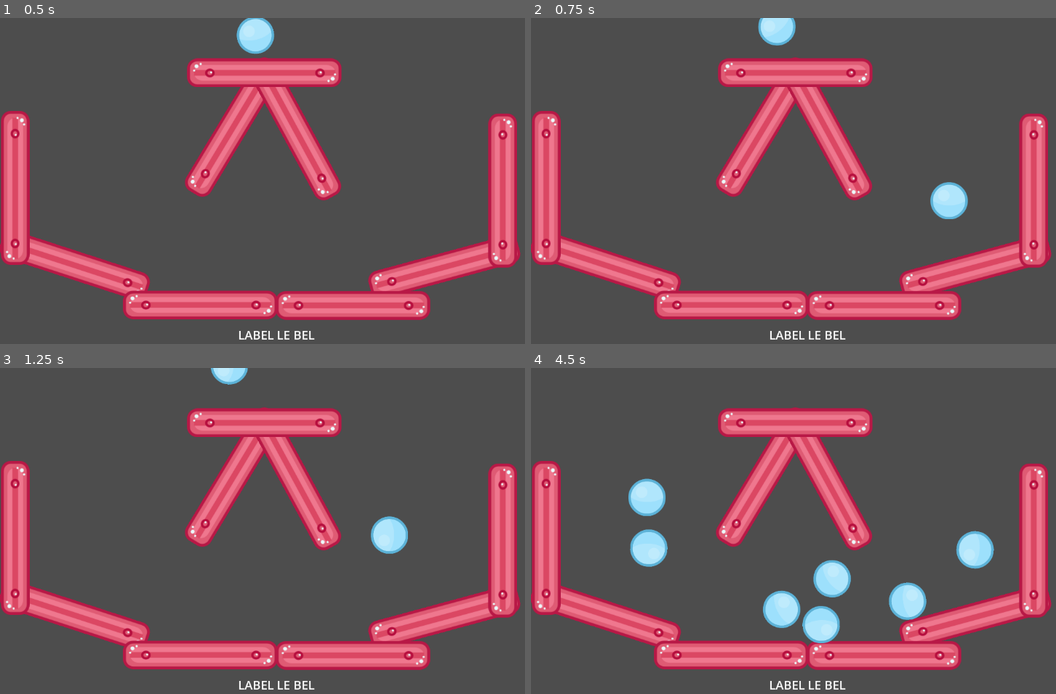
Above: before the commit, frames 1-4 (two rows, left to right).
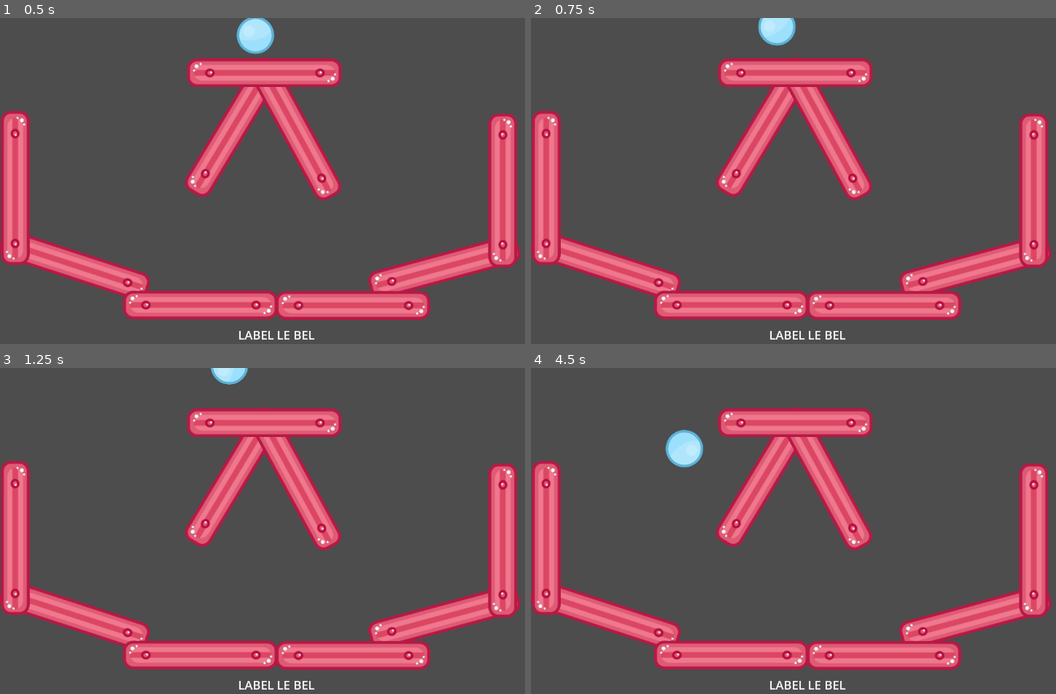
Above: after the commit, the same moments.

Repository: ValentinSTJN/InstancingStarter
Game: Godot game, scene res://Main.tscn
Two runs of this game, one before a commit and one after it. Both use one fixed random seed, a clock stepped at 60 frames per second and the inputs below.
Inputs (mouse positions are in pixels of both pictures, inside the frame that each line leads up to):
- Up to frame 1 (0.5 s): no input
- Up to frame 2 (0.75 s): move the mouse to (951, 164) at 0.52 s; press the mouse at (951, 164) at 0.53 s
- Up to frame 3 (1.25 s): no input
- Up to frame 4 (4.5 s): move the mouse to (704, 547) at 1.27 s; release the mouse at (704, 547) at 1.28 s; click (704, 547) at 1.35 s; move the mouse to (877, 459) at 2.02 s; press the mouse at (877, 459) at 2.03 s; move the mouse to (793, 596) at 2.77 s; release the mouse at (793, 596) at 2.78 s; click (793, 596) at 2.85 s; move the mouse to (998, 579) at 3.52 s; press the mouse at (998, 579) at 3.53 s; move the mouse to (646, 482) at 4.27 s; release the mouse at (646, 482) at 4.28 s; click (646, 482) at 4.35 s

Frame 1 is identical in both runs. In frame 2, 0.7% of the frame differs, in the area x 76-84%, y 50-62%; in frame 3, 0.7%; in frame 4, 5.2%, in the area x 18-89%, y 18-85%.
Error after the commit: Parse Error: Expected statement, found "is" instead. (res://Main.gd:6)

Commit message:
[if] bug

Diff:
--- a/Main.gd
+++ b/Main.gd
@@ -3,7 +3,7 @@
 @export var Ball: PackedScene
 
 func _input(event):
-	if event.is_action_pressed("click"):
+	is event.is_action_pressed("click"):
 		var new_ball = Ball.instantiate()
 		new_ball.position = get_viewport().get_mouse_position()
 		add_child(new_ball)
